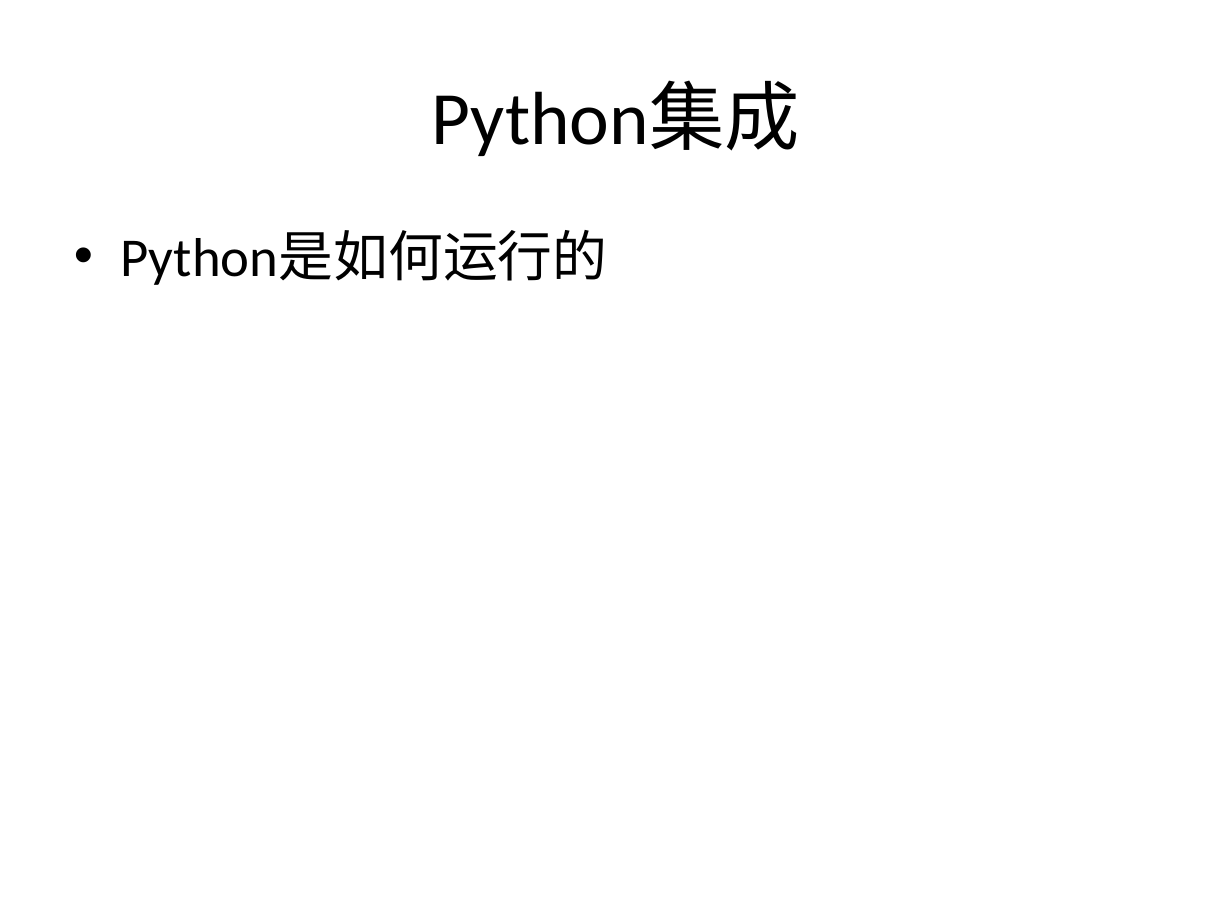
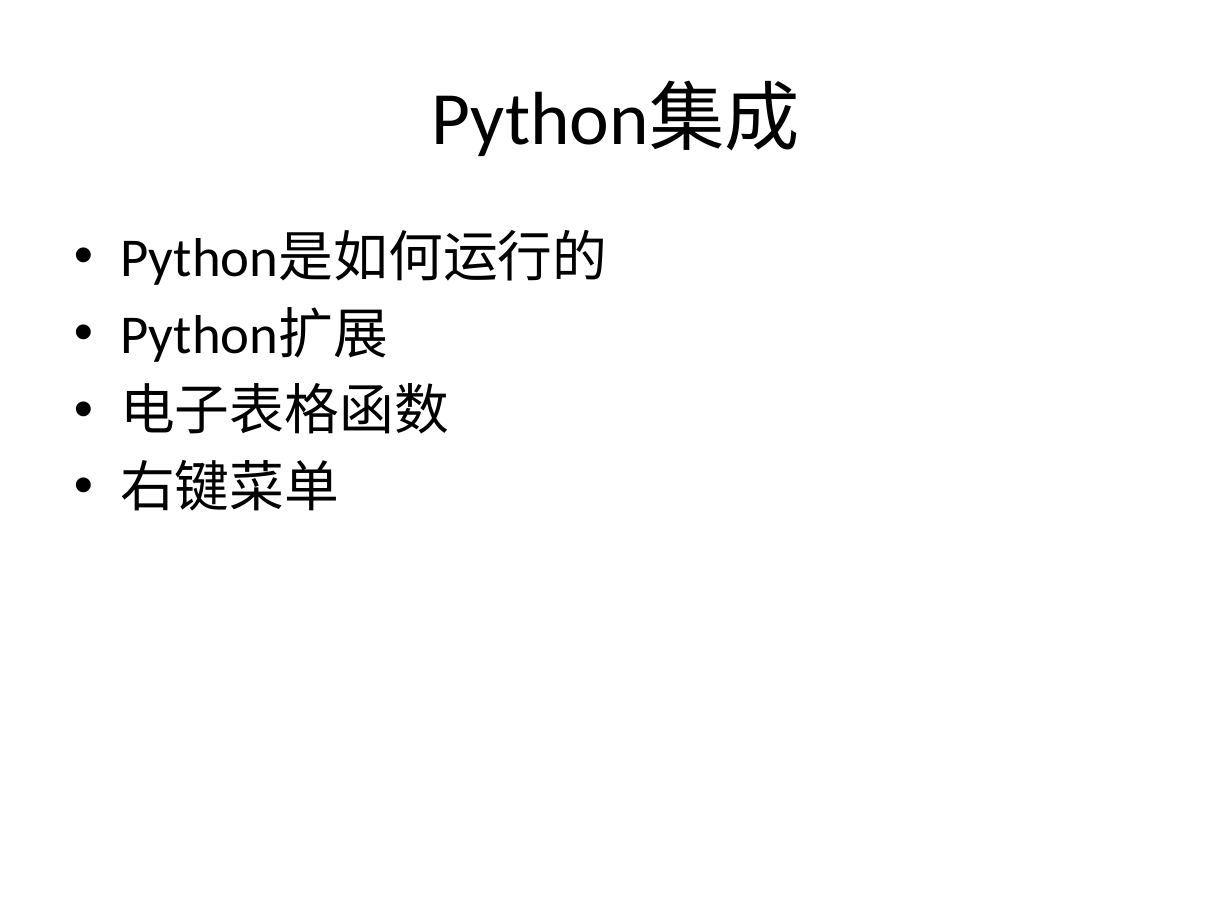
Before and after one commit to huhongjun/gridstudio, a slide deck: slide 10 of docu/GridStudio-Architecture.pptx (slide 7 before the commit). Drawn at 1232x924 pixels with LibreOffice and Linux fonts; fonts in the diff are those of the drawing. Boxes give left, top, right and bottom in pixels: in the first picture for what was removed or moved away, otherwise in the second. Text is boxed around its words. In the diff, an @@ line names an element or a change of style, - is before the commit and + after.

```diff
--- a/docu/GridStudio-Architecture.pptx
+++ b/docu/GridStudio-Architecture.pptx
@@ text at [120,307,449,511]: paragraphs added @@
+• Python扩展
+• 电子表格函数
+• 右键菜单
```
Also in this commit, not shown: 2 other slides changed, 3 slides added, 13 other files.
